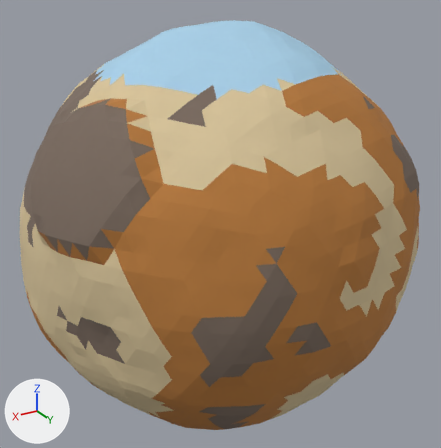
Before and after pictures for a commit that changed the Blender file blender/umbral.blend.
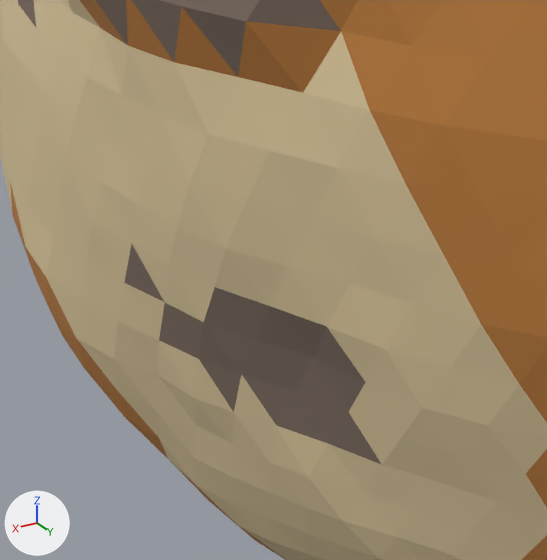
The first picture shows the older version from a 50 mm lens placed at (135.9, 229.9, 114.7), pointed at (-1.3, 1.2, 0.3). The close-ups show the older and then the newer version on the part from 5% to 38% of the width and 54% to 87% of the height of that picture. Only the edits that show in the close-ups are written down. The axes (+X, +Y, +Z) are drawn at lower left. The lights are the same throughout.

Objects in the first close-up: 'umbral_Terreno'.
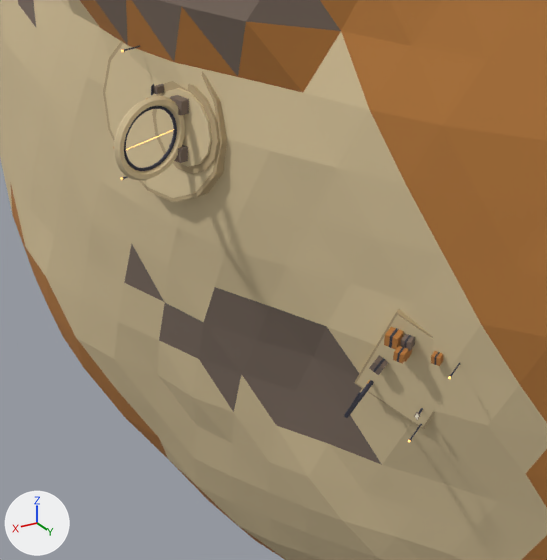
What differs and where, as boxes (x1, y1, x2, y2) in the close-ups (547 x 560 px):
'umbral_Lugares', added
    after: (103, 41, 460, 441)
'umbral_Luces', added
    after: (120, 50, 451, 443)

Edits to the bpy script that builds the scene:
```text
Add mat_m_luces_umbral:
    mat_m_luces_umbral = bpy.data.materials.new('M_Luces_umbral')
    mat_m_luces_umbral.use_nodes = True; mat_m_luces_umbral.node_tree.nodes.clear()
    _N = mat_m_luces_umbral.node_tree.nodes; _L = mat_m_luces_umbral.node_tree.links
    n0 = _N.new('ShaderNodeBsdfPrincipled'); n0.name = 'BSDF Principista'
    n0.inputs[27].default_value = (1.0, 0.527, 0.162, 1.0)  # 'Emission Color', orange #ffc070
    n0.inputs[28].default_value = 1.5  # 'Emission Strength'
    n1 = _N.new('ShaderNodeOutputMaterial'); n1.name = 'Material'
    n2 = _N.new('ShaderNodeVertexColor'); n2.name = 'Atributo de color'
    n2.layer_name = 'Color'
    _L.new(n0.outputs[0], n1.inputs[0])  # 'BSDF' to 'Surface'
    _L.new(n2.outputs[0], n0.inputs[0])  # 'Color' to 'Base Color'
Add me_umbral_luces:
    me_umbral_luces.from_pydata(...)  # 128 vertices, 206 faces; spans x -84.0..88.0, y 14.0..83.0, z -23.0..42.0
    me_umbral_luces.materials.append(mat_m_luces_umbral)
Add me_umbral_lugares:
    me_umbral_lugares.from_pydata(...)  # 3140 vertices, 2482 faces; spans x -85.0..89.0, y 11.0..87.0, z -28.0..42.0
    me_umbral_lugares.materials.append(mat_m_paleta_umbral)
Add ob_umbral_luces:
    ob_umbral_luces = bpy.data.objects.new('umbral_Luces', me_umbral_luces)
    ob_umbral_luces.parent = ob_umbral
    ob_umbral_luces.location = (0.0, 0.0, 0.0)
Add ob_umbral_lugares:
    ob_umbral_lugares = bpy.data.objects.new('umbral_Lugares', me_umbral_lugares)
    ob_umbral_lugares.parent = ob_umbral
    ob_umbral_lugares.location = (0.0, 0.0, 0.0)
```
